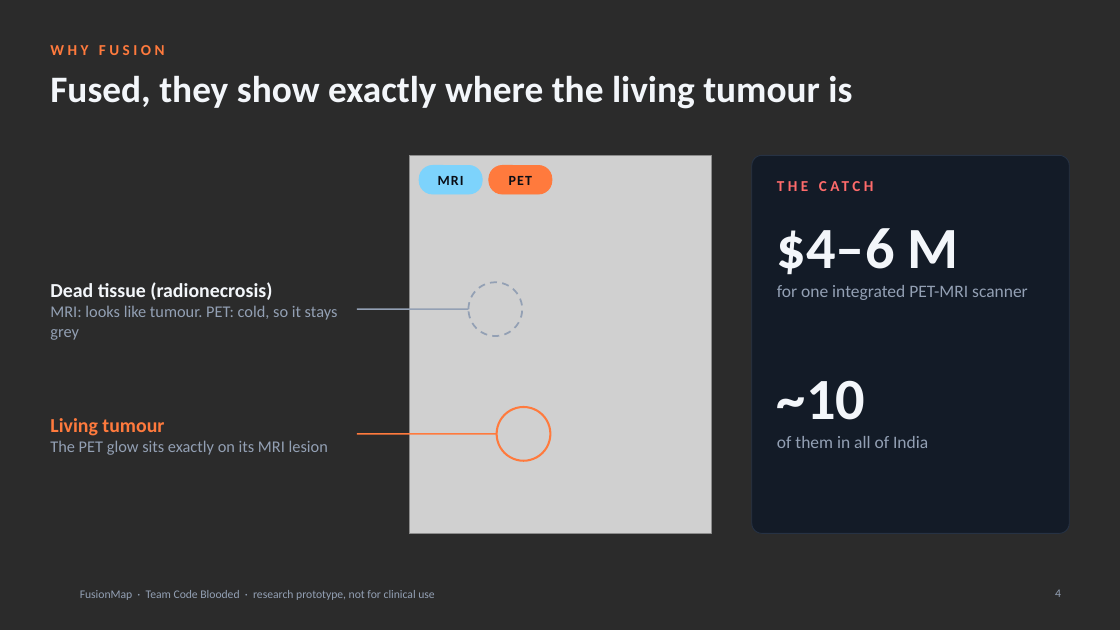
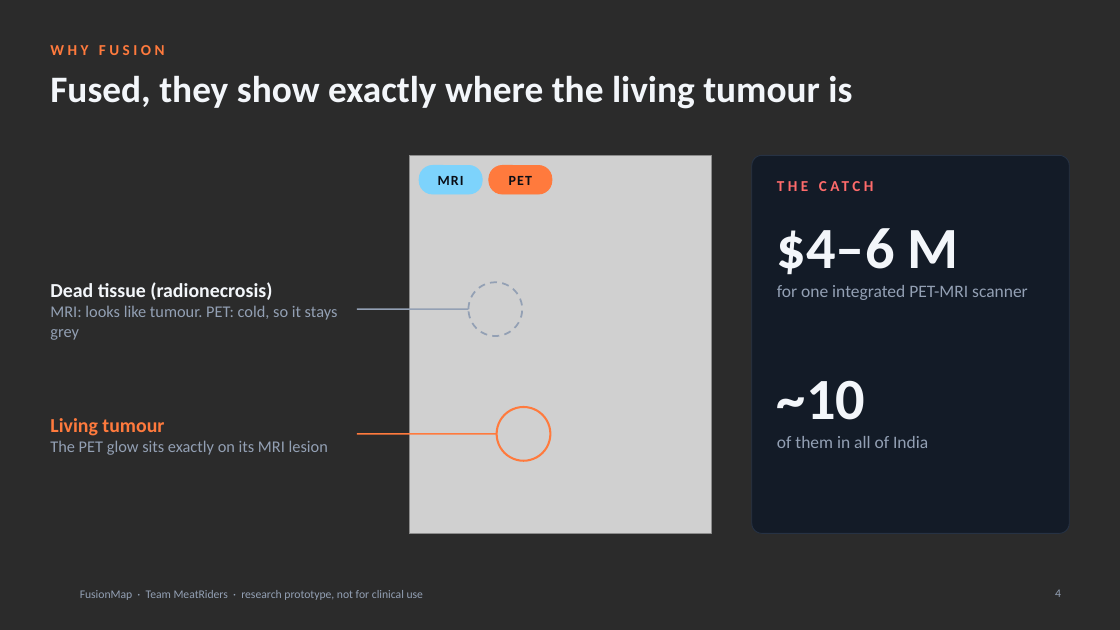
Before and after one commit to dev-parthdeshmukh/fusiontech, a slide deck: slide 4 of presentation/FusionMap_Pitch.pptx. Drawn at 1120x630 pixels with LibreOffice and Linux fonts; fonts in the diff are those of the drawing; grey boxes stand for pictures; background and template pictures are left out; a plain dark background stands for a picture behind light text. Boxes give left, top, right and bottom in pixels: in the first picture for what was removed or moved away, otherwise in the second. Text is boxed around its words. In the diff, an @@ line names an element or a change of style, - is before the commit and + after.

```diff
--- a/presentation/FusionMap_Pitch.pptx
+++ b/presentation/FusionMap_Pitch.pptx
@@ text at (x1=80, y1=590, x2=423, y2=600): text changed @@
-FusionMap · Team Code Blooded · research prototype, not for clinical use
+FusionMap · Team MeatRiders · research prototype, not for clinical use
```
Also in this commit, not shown: 15 other slides changed, 9 other files.
